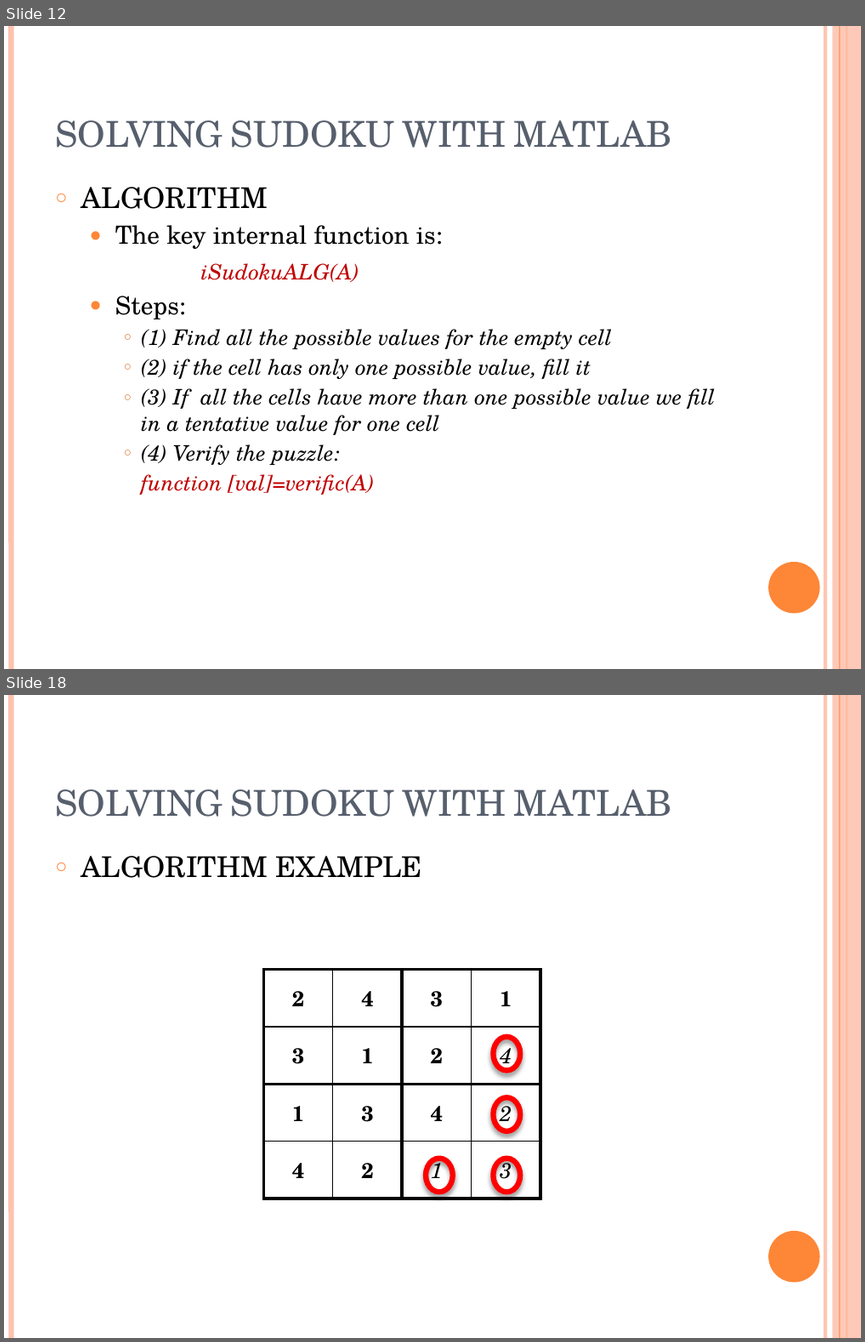
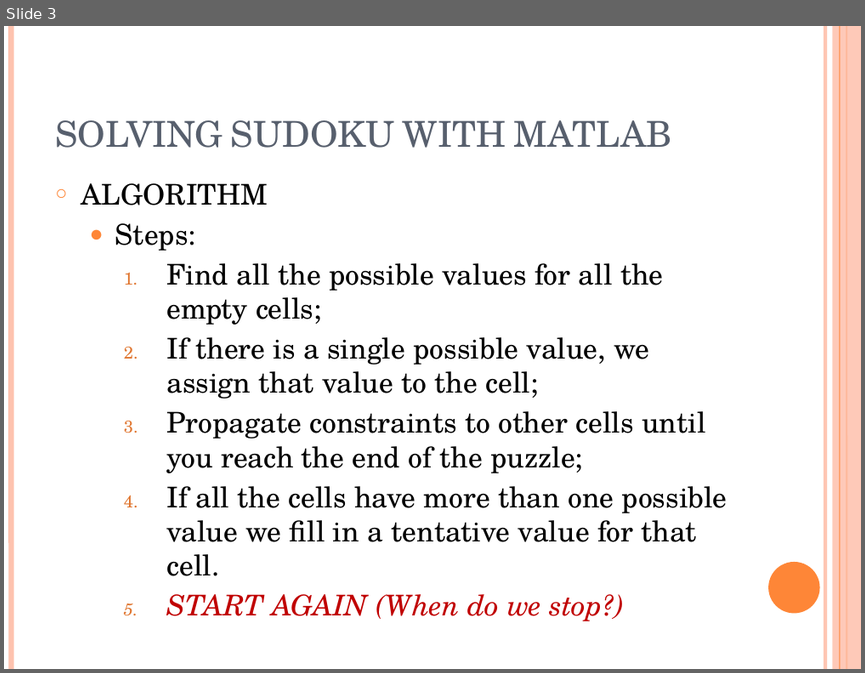
Before and after one commit to VivekVeeri/i-sudoku-matlab, a slide deck: doc/SOLVING SUDOKU WITH MATLAB.pptx. Shown one above the other, each under a label of ours: slides 12 and 18 before the commit, slide 3 after it; the slides between them are not shown. The pictures are 865x1342 and 865x673 pixels, drawn with LibreOffice and Linux fonts; fonts in the diff are those of the drawing. Boxes give left, top, right and bottom in pixels: in the first picture for what was removed or moved away, otherwise in the second. Text is boxed around its words. In the diff, an @@ line names an element or a change of style, - is before the commit and + after.

```diff
--- a/doc/SOLVING SUDOKU WITH MATLAB.pptx
+++ b/doc/SOLVING SUDOKU WITH MATLAB.pptx
@@ slide 18 removed at (4, 695, 861, 1338), background #FFFFFF; not listed: 6 template elements that a slide beside it also shows @@
@@ title removed at (55, 789, 673, 817) @@
-SOLVING SUDOKU WITH MATLAB
@@ text removed at (81, 856, 422, 878) @@
-○ ALGORITHM EXAMPLE
@@ table removed at (263, 970, 541, 1199), 4 rows, 4 columns @@
-2 | 4 | 3 | 1
-3 | 1 | 2 | 4
-1 | 3 | 4 | 2
-4 | 2 | 1 | 3
@@ ellipse removed at (494, 1037, 520, 1071) @@
@@ ellipse removed at (494, 1097, 520, 1130) @@
@@ ellipse removed at (426, 1157, 452, 1191) @@
@@ ellipse removed at (494, 1157, 520, 1191) @@
@@ what was slide 12 is now slide 3 @@
@@ slide 3 changed as well @@
@@ text at (115, 225, 443, 282): paragraphs removed @@
-  ● The key internal function is:
-  iSudokuALG(A)
@@ text at (115, 223, 196, 250): size 21 to 24 pt in "Steps:" @@
@@ text at (166, 263, 727, 621): text changed; size 18 to 24 pt; italic off @@
-    ○ (1) Find all the possible values for the empty cell
-    ○ (2) if the cell has only one possible value, fill it
-    ○ (3) If all the cells have more than one possible value we fill in a tentative value for one cell
-    ○ (4) Verify the puzzle:
-    function [val]=verific(A)
+    1. Find all the possible values for all the empty cells;
+    2. If there is a single possible value, we assign that value to the cell;
+    3. Propagate constraints to other cells until you reach the end of the puzzle;
+    4. If all the cells have more than one possible value we fill in a tentative value for that cell.
+    5. START AGAIN (When do we stop?)
```
Also in this commit, not shown: 1 other slide changed, 3 slides added, 18 other slides removed.
